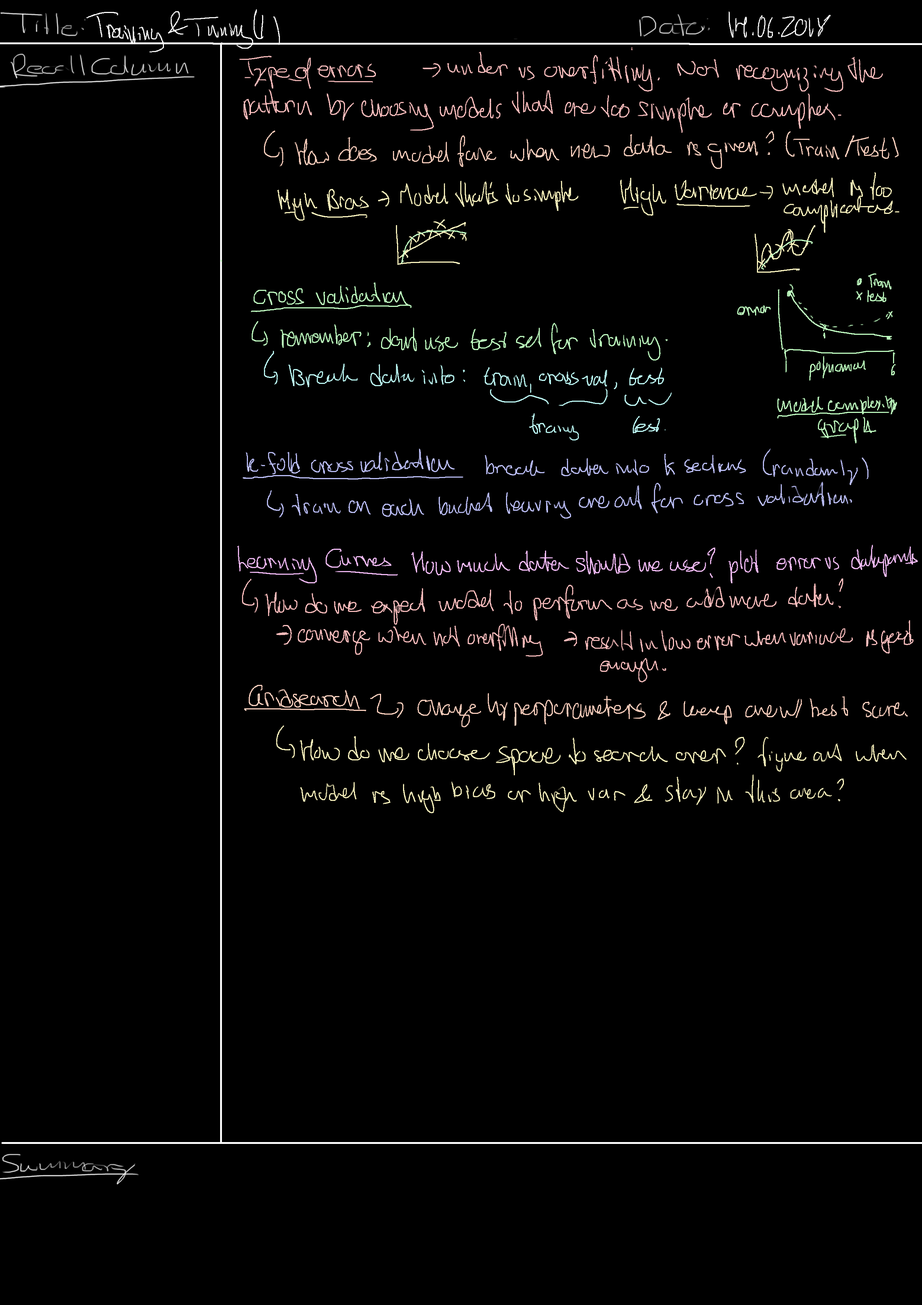
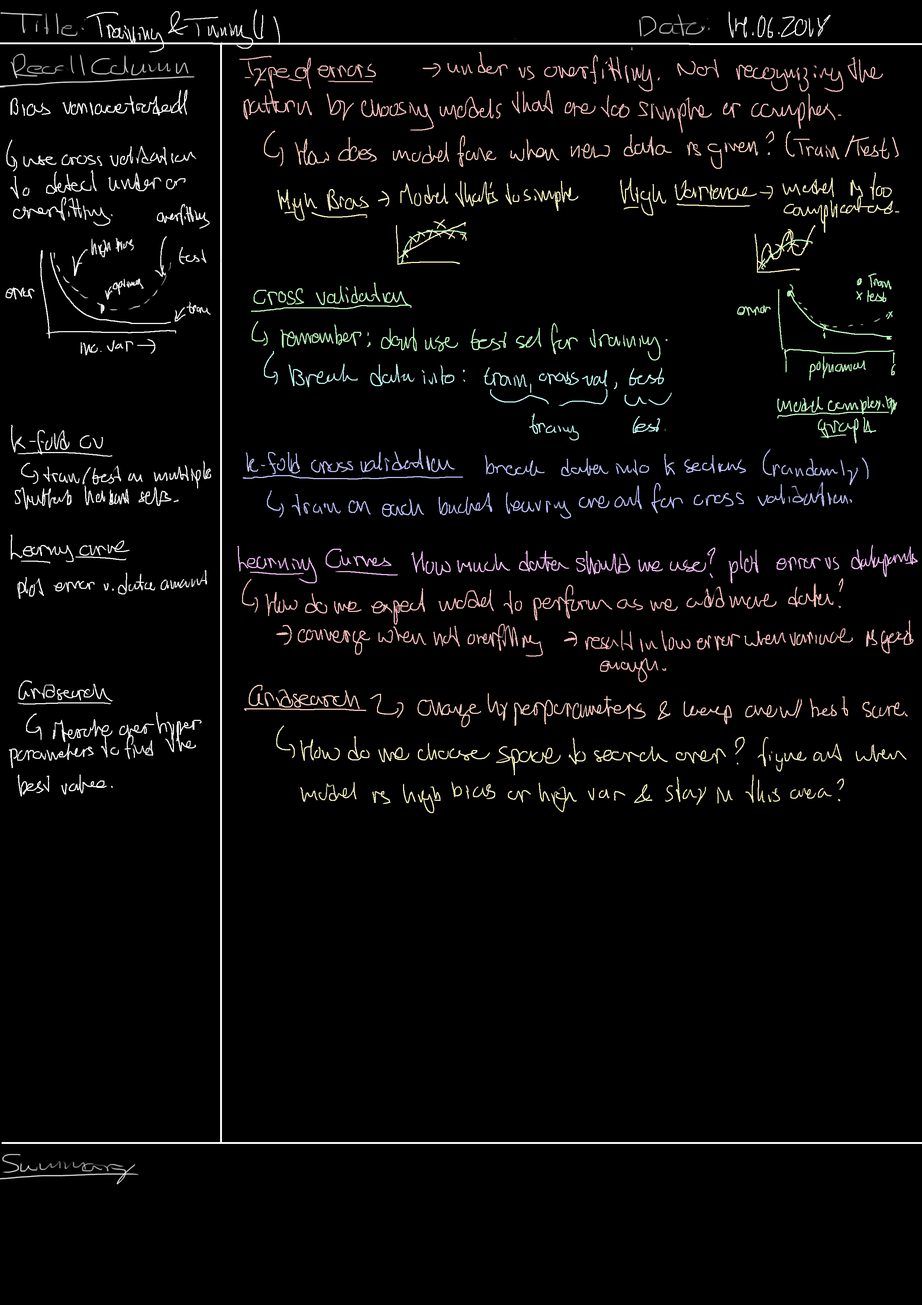
The second 922 × 1305 image is a revision of the first. Changes to its layers:
painted on "Background" over [5, 89, 212, 797]
